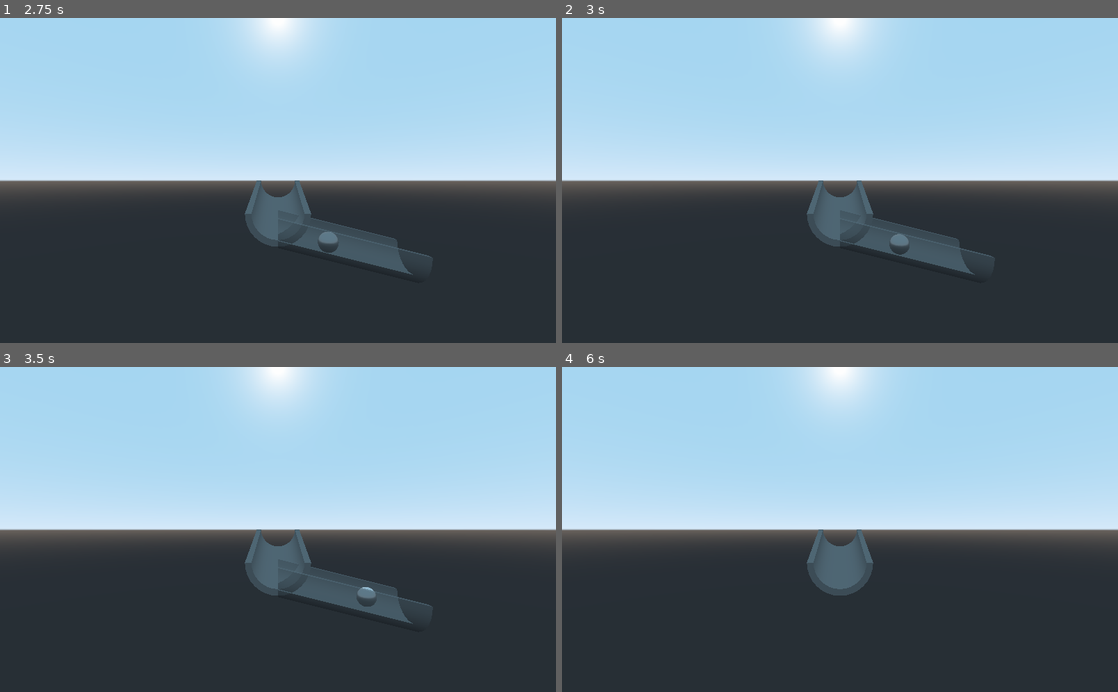
Above: before the commit, frames 1-4 (two rows, left to right).
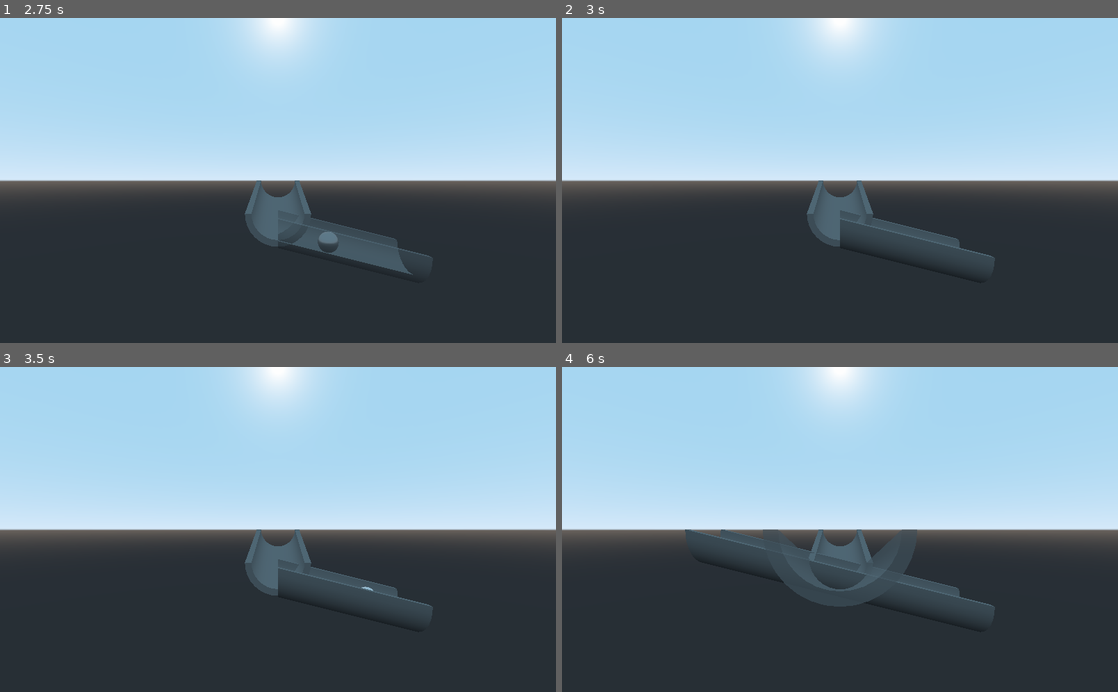
Above: after the commit, the same moments.

Repository: Zylann/marbles
Game: Godot game, scene res://trackball_avatar.tscn
Same seed, same stepped clock (60 frames per second), same inputs: the game is played once before the commit and once after it. This scene is started directly instead of the project's main scene.
Inputs (mouse positions are in pixels of both pictures, inside the frame that each line leads up to):
- Up to frame 1 (2.75 s): tap Enter at 0.5, 2 s; move the mouse to (400, 164) at 0.52 s; hold D 0.53-1.28 s; hold Shift 0.53-1.28 s; click (400, 164) at 0.67 s; tap Space at 0.77, 1.25, 1.52 s; move the mouse to (166, 196) at 1.27 s; hold S 1.28-2.03 s; tap R at 1.35 s; move the mouse to (333, 109) at 2.02 s; hold D from 2.03 s (still down); tap M at 2.1 s
- Up to frame 2 (3 s): move the mouse to (812, 245) at 2.77 s; release D at 2.78 s; hold W from 2.78 s (still down); tap I at 2.85 s; click (812, 245) at 2.92 s
- Up to frame 3 (3.5 s): keep holding W; tap Space at 3.02 s
- Up to frame 4 (6 s): move the mouse to (1006, 578) at 3.52 s; release W at 3.53 s; hold Q 3.53-4.28 s; hold A 3.53-5.03 s; tap Space at 3.77, 4.52, 5 s; move the mouse to (673, 480) at 4.27 s; tap Z at 4.35 s; move the mouse to (867, 529) at 5.02 s; hold S 5.03-5.78 s; hold Shift 5.03-5.78 s; click (867, 529) at 5.17 s; tap Enter at 5.75 s; move the mouse to (756, 448) at 5.77 s; hold D from 5.78 s (still down); tap R at 5.85 s

Frame 1 is identical in both runs. In frame 2, 0.7% of the frame differs, in the area x 50-75%, y 64-80%; in frame 3, 0.8%; in frame 4, 3.2%, in the area x 22-78%, y 50-77%.

Commit message:
Fix self-colliding ghost

Diff:
--- a/blocks/piece.gd
+++ b/blocks/piece.gd
@@ -19,11 +19,13 @@
 
 	if is_ghost:
 		mat = DefaultGhostMaterial
+		collision_layer = 0
 		_begin_area.collision_layer = 0
 		_end_area.collision_layer = 0
 
 	else:
 		mat = DefaultPieceMaterial
+		collision_layer = CollisionLayers.PROPS
 		_begin_area.collision_layer = 1 << CollisionLayers.CONNECTION_AREAS
 		_end_area.collision_layer = 1 << CollisionLayers.CONNECTION_AREAS
 
--- a/collision_layers.gd
+++ b/collision_layers.gd
@@ -1,2 +1,3 @@
 
+const PROPS = 0
 const CONNECTION_AREAS = 1
